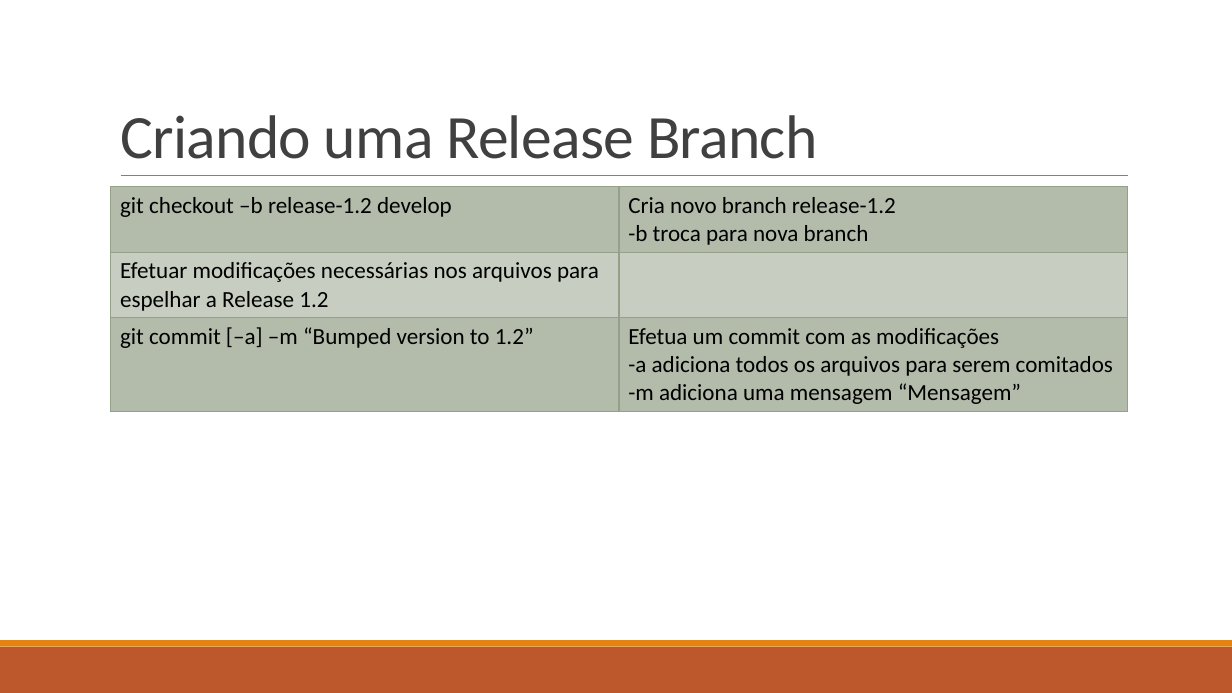
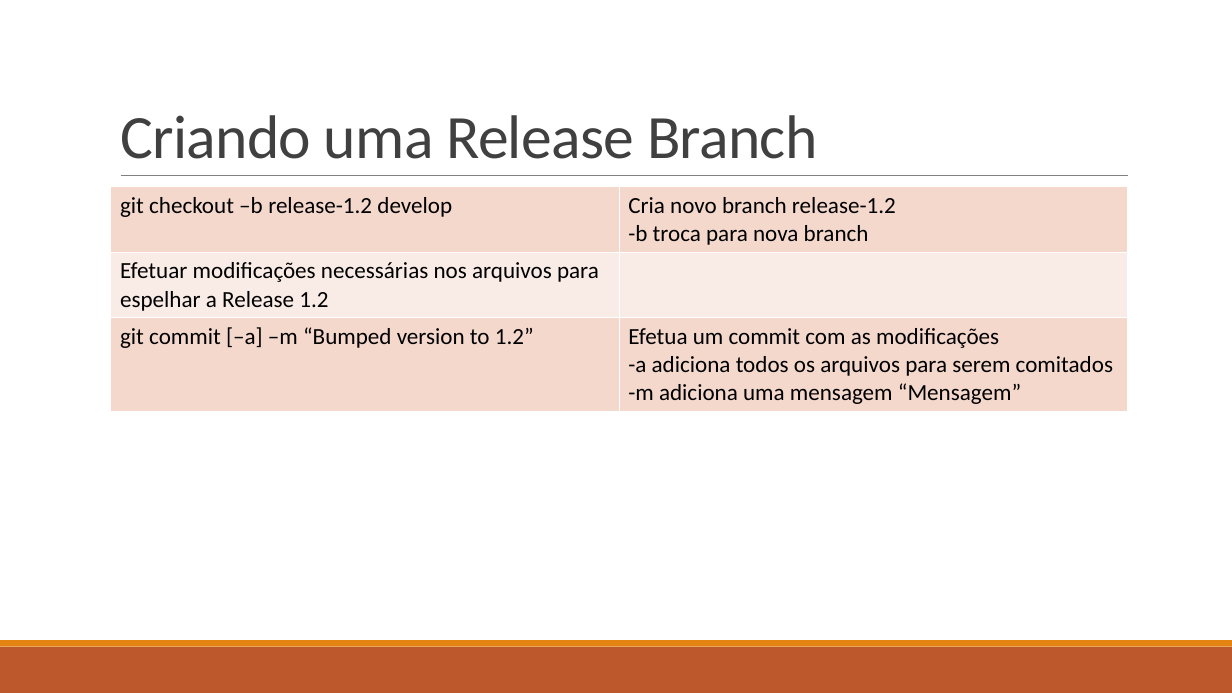
Before and after one commit to ekson73/Docs, a slide deck: slide 75 of Projeto VEK - GIT 4 VEK.pptx (slide 61 before the commit). Drawn at 1232x693 pixels with LibreOffice and Linux fonts; fonts in the diff are those of the drawing. Boxes give left, top, right and bottom in pixels: in the first picture for what was removed or moved away, otherwise in the second. Text is boxed around its words. In the diff, an @@ line names an element or a change of style, - is before the commit and + after.

```diff
--- a/Projeto VEK - GIT 4 VEK.pptx
+++ b/Projeto VEK - GIT 4 VEK.pptx
@@ table at [111,187,1128,409] @@
@@ fill #94A088 at 40% opacity to #F5D9CC in 4 cells @@
@@ fill none to #FAEDE7 in row 2, column 1 @@
@@ borders changed @@
```
Also in this commit, not shown: 15 other slides changed, 24 slides added, 2 slides removed, 2 other files.
